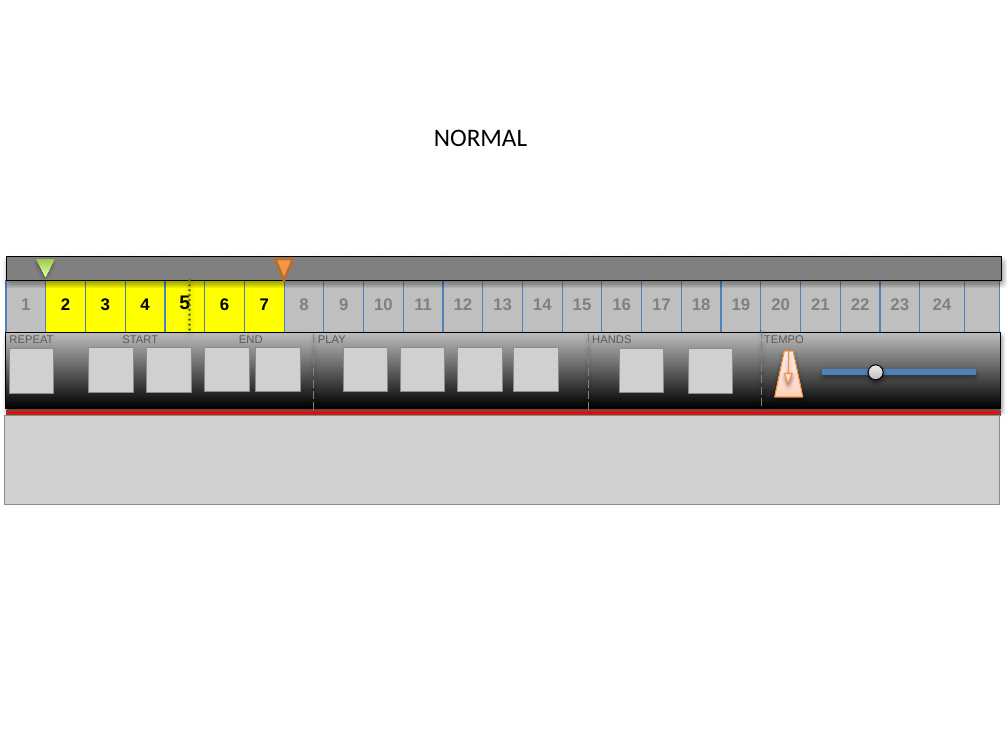
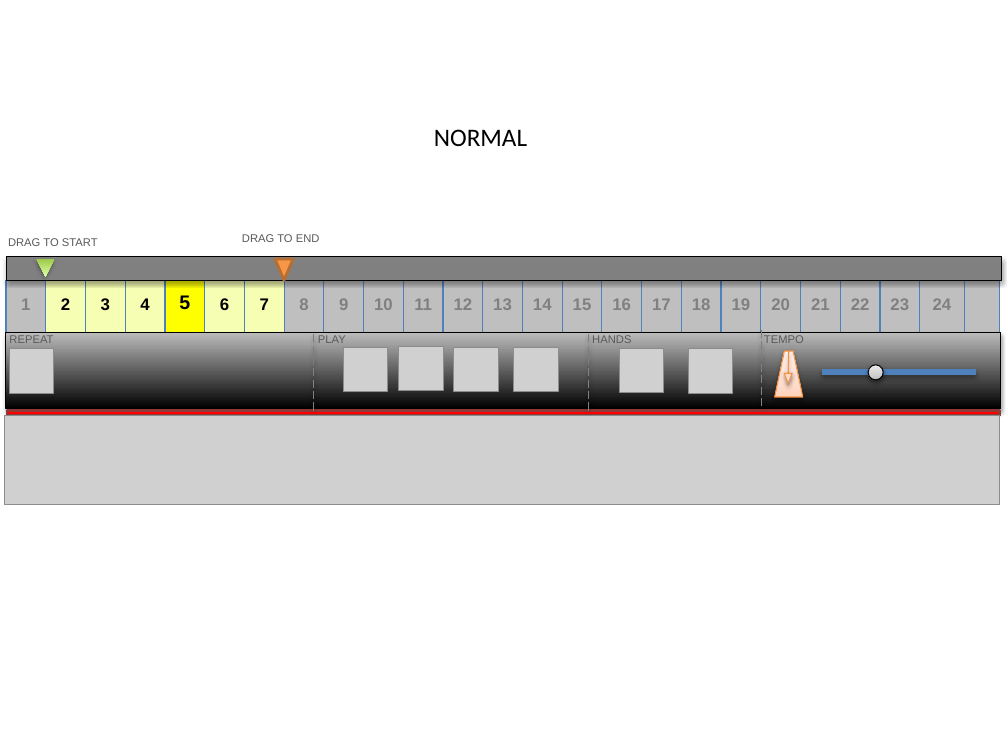
Before and after one commit to etayki/heyDude, a slide deck: slide 1 of GraphicDesign.pptx. Drawn at 1008x756 pixels with LibreOffice and Linux fonts; fonts in the diff are those of the drawing; grey boxes stand for pictures. Boxes give left, top, right and bottom in pixels: in the first picture for what was removed or moved away, otherwise in the second. Text is boxed around its words. In the diff, an @@ line names an element or a change of style, - is before the commit and + after.

Commit message:
Optimize keyboard

```diff
--- a/GraphicDesign.pptx
+++ b/GraphicDesign.pptx
@@ text at [8,238,98,246]: text changed @@
-START
+DRAG TO START
@@ text at [242,234,320,242]: text changed @@
-END
+DRAG TO END
@@ table at [6,280,990,333] @@
@@ fill #FFFF00 to #F6FEB3 in 5 cells @@
@@ line removed from (190, 280) to (190, 333) @@
@@ picture removed at [89,348,134,393] @@
@@ picture removed at [146,348,192,393] @@
@@ picture removed at [205,348,249,392] @@
@@ picture removed at [256,348,300,392] @@
@@ picture: place and size @@
-picture at [458,347,502,391]
+picture at [454,347,498,391]
```
